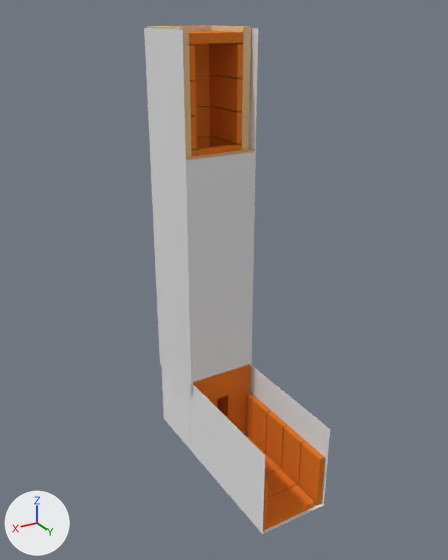
An edit to the Blender file projects/batch rocket/blender/2022-12-metal.blend, drawn before and after from the same camera.
One viewpoint serves both versions: a 50 mm camera at (1.142, 1.768, 1.575) aimed at (0.14, 0.098, 0.74). Every picture has the same lights, and +X, +Y and +Z are marked at lower left.
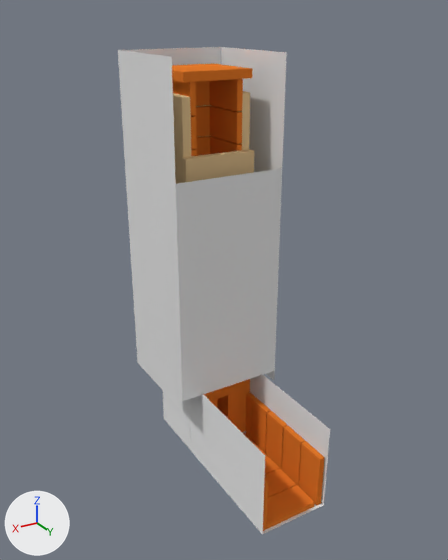
Location of each change, (x1, y1, x2, y2) in pixels of the pictures (448 x 560 px):
'Cube.197', moved, rescaled (48% wider)
    before: (144, 28, 258, 395)
    after: (118, 47, 287, 412)
'Cube.198', moved, rescaled
    before: (187, 31, 243, 44)
    after: (172, 64, 252, 82)
'Cube.151', rescaled
    before: (147, 26, 191, 157)
    after: (173, 93, 191, 184)
'Cube.152', rescaled
    before: (210, 25, 251, 150)
    after: (238, 91, 250, 150)
'Cube.194', deleted
    before: (209, 43, 243, 78)
'Cube.195', deleted
    before: (189, 43, 209, 74)
'Cube.182', deleted
    before: (195, 144, 237, 156)
'Cube.196', deleted
    before: (189, 45, 195, 80)
'Cube.153', rescaled
    before: (166, 26, 211, 137)
    after: (196, 105, 211, 137)
'Cube.126', unchanged, uncovered by the edit
    before: (186, 149, 254, 161)
    after: (181, 149, 254, 183)
'Cube.070', unchanged, covered by the edit
    before: (193, 364, 250, 401)
    after: (203, 379, 250, 401)

Diff of the bpy script that builds the scene:
```diff
--- a/projects/batch rocket/blender/2022-12-metal.blend.py
+++ b/projects/batch rocket/blender/2022-12-metal.blend.py
@@ ob_cube_153 @@
 ob_cube_153.location = (0.01, -0.232, 0.336)
-ob_cube_153.scale = (0.1, 0.015, 0.6)
+ob_cube_153.scale = (0.1, 0.015, 0.5)
@@ ob_cube_152 @@
 ob_cube_152.location = (-0.02, -0.232, 0.336)
-ob_cube_152.scale = (0.015, 0.115, 0.6)
+ob_cube_152.scale = (0.015, 0.115, 0.5)
@@ ob_cube_151 @@
 ob_cube_151.location = (0.203, -0.23, 0.336)
-ob_cube_151.scale = (0.015, 0.115, 0.6)
+ob_cube_151.scale = (0.015, 0.115, 0.5)
@@ ob_cube_198 @@
 ob_cube_198 = bpy.data.objects.new('Cube.198', me_cube_250)
-ob_cube_198.location = (0.011, -0.2, 1.49)
-ob_cube_198.scale = (0.1, 0.1, 0.015)
+ob_cube_198.location = (-0.019, -0.24, 1.382)
+ob_cube_198.scale = (0.125, 0.125, 0.015)
@@ ob_cube_196 @@
-ob_cube_196 = bpy.data.objects.new('Cube.196', me_cube_247)
-ob_cube_196.location = (0.184, -0.2, 1.385)
-ob_cube_196.scale = (0.01, 0.1, 0.05)
@@ ob_cube_195 @@
-ob_cube_195 = bpy.data.objects.new('Cube.195', me_cube_246)
-ob_cube_195.location = (0.032, -0.2, 1.385)
-ob_cube_195.scale = (0.075, 0.01, 0.05)
@@ ob_cube_194 @@
-ob_cube_194 = bpy.data.objects.new('Cube.194', me_cube_245)
-ob_cube_194.location = (0.011, -0.2, 1.385)
-ob_cube_194.scale = (0.01, 0.1, 0.05)
@@ ob_cube_182 @@
-ob_cube_182 = bpy.data.objects.new('Cube.182', me_cube_233)
-ob_cube_182.location = (0.032, -0.02, 1.07)
-ob_cube_182.scale = (0.075, 0.01, 0.05)
@@ ob_cube_197 @@
 ob_cube_197 = bpy.data.objects.new('Cube.197', me_cube_249)
-ob_cube_197.location = (0.241, -0.238, 0.272)
-ob_cube_197.scale = (0.133, 0.135, 0.63)
+ob_cube_197.location = (0.312, -0.303, 0.263)
+ob_cube_197.scale = (0.2, 0.2, 0.6)
```
